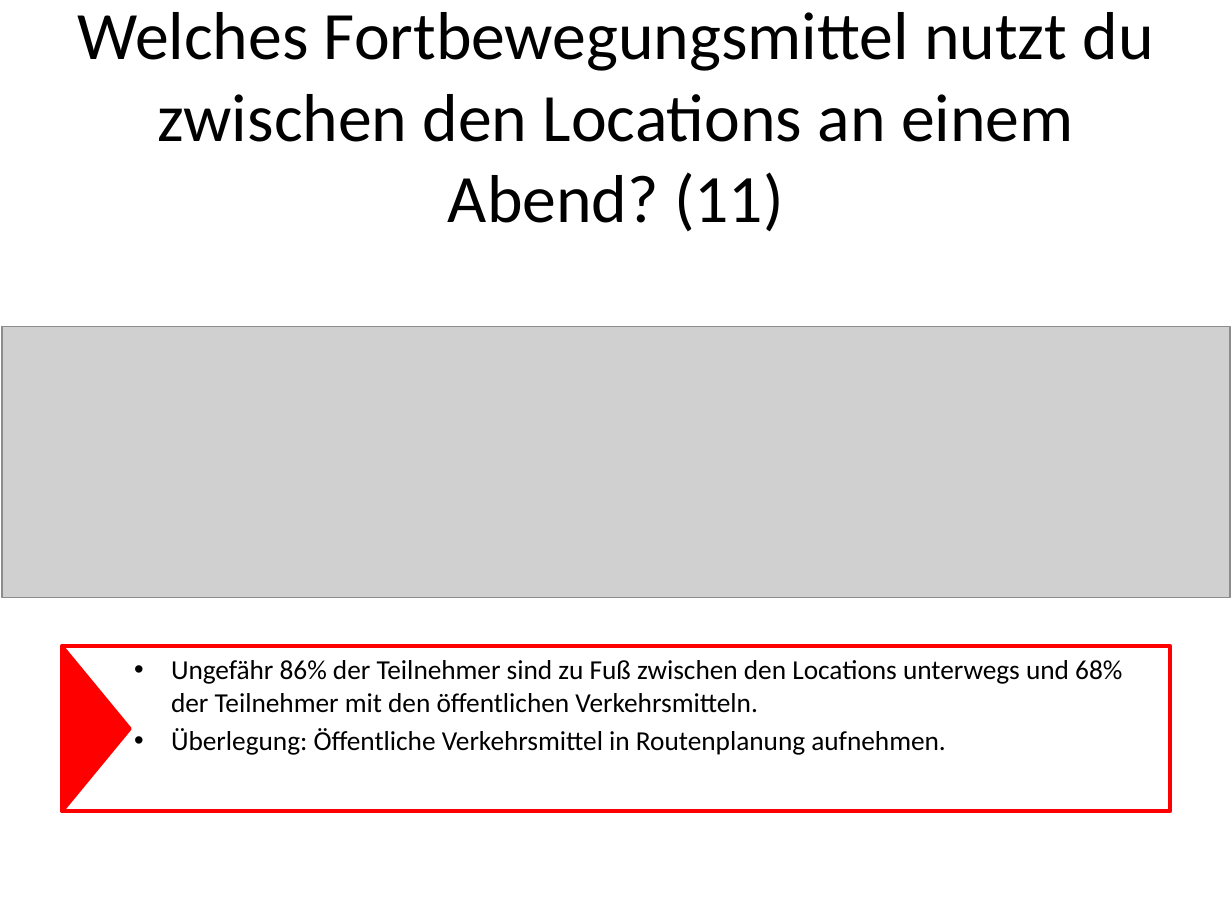
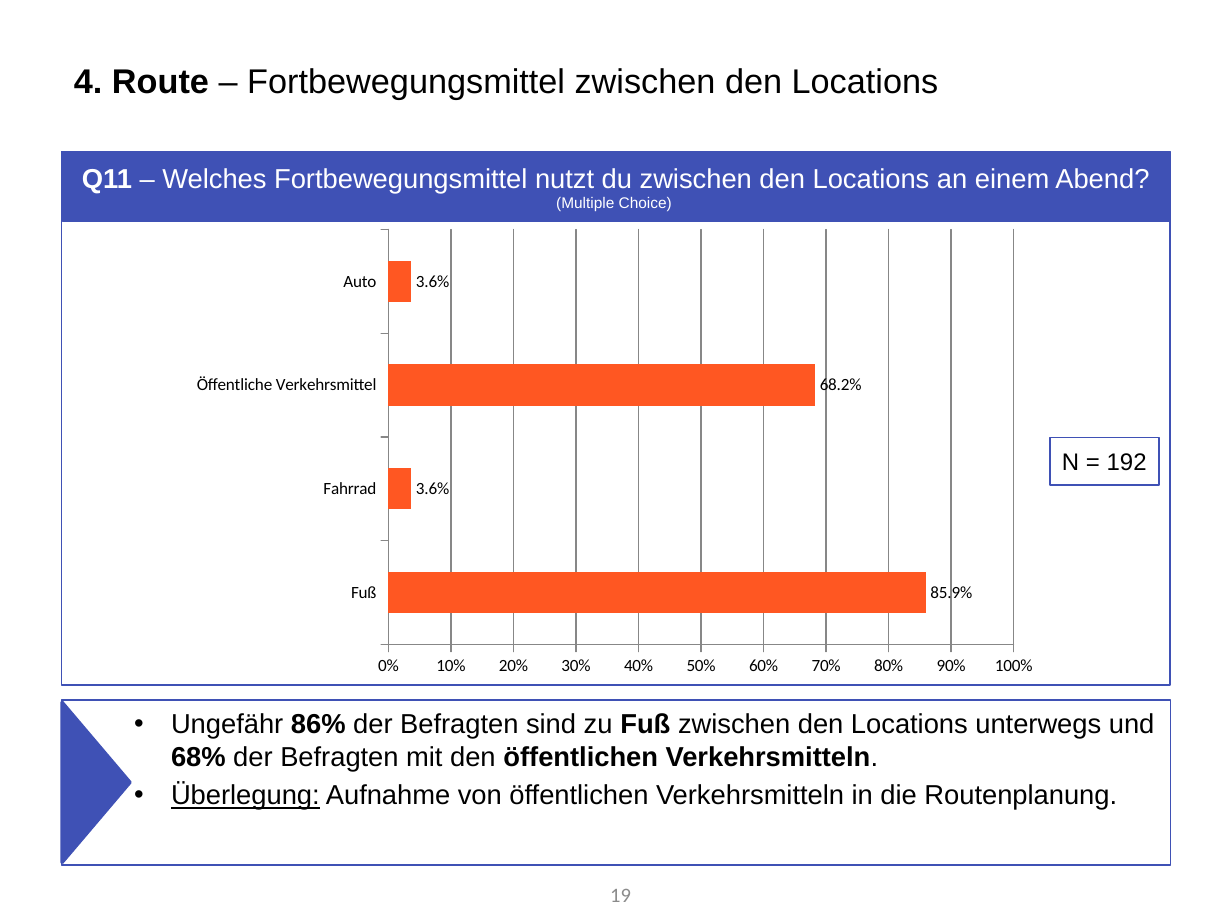
Before and after one commit to Roba1993/Happy-Hour, a slide deck: slide 19 of documents/marketing/Marketing Analyse von Umfrage 1 (5.5).pptx (slide 16 before the commit). Drawn at 1232x924 pixels with LibreOffice and Linux fonts; fonts in the diff are those of the drawing; grey boxes stand for pictures. Boxes give left, top, right and bottom in pixels: in the first picture for what was removed or moved away, otherwise in the second. Text is boxed around its words. In the diff, an @@ line names an element or a change of style, - is before the commit and + after.

```diff
--- a/documents/marketing/Marketing Analyse von Umfrage 1 (5.5).pptx
+++ b/documents/marketing/Marketing Analyse von Umfrage 1 (5.5).pptx
@@ title added at box(74, 68, 939, 99), 20 pt, text #000000 @@
+4. Route – Fortbewegungsmittel zwischen den Locations
@@ rectangle added at box(62, 152, 1170, 685), outline #3F51B5 1 pt @@
@@ rectangle "Q11 – Welches Fortbewegungsmittel nutzt ...": place and size @@
-rectangle "Q11 – Welches Fortbewegungsmittel nutzt ..." at box(77, 12, 1154, 232)
+rectangle "Q11 – Welches Fortbewegungsmittel nutzt ..." at box(63, 153, 1169, 221)
@@ rectangle "Q11 – Welches Fortbewegungsmittel nutzt ..." at box(63, 153, 1169, 221): fill none to #3F51B5; outline none to #3F51B5 2 pt @@
@@ text in rectangle at box(82, 168, 1149, 211): text changed; size 39.6 to 16 pt; font Calibri to Arial; text colour #000000 to #FFFFFF @@
-Welches Fortbewegungsmittel nutzt du zwischen den Locations an einem Abend? (11)
+Q11 – Welches Fortbewegungsmittel nutzt du zwischen den Locations an einem Abend? (Multiple Choice)
@@ bar chart added at box(180, 221, 1050, 685) @@
+categories: Fuß, Fahrrad, Öffentliche Verkehrsmittel, Auto
+Series 1: 0.859, 0.036, 0.682, 0.036
@@ picture removed at box(2, 326, 1231, 598) @@
@@ rectangle added at box(1050, 437, 1159, 484), outline #3F51B5 1 pt, 14 pt, text #000000 @@
+N = 192
@@ text "Ungefähr 86% der Befragten sind ...": place and size @@
-text "Ungefähr 86% der Befragten sind ..." at box(62, 647, 1170, 812)
+text "Ungefähr 86% der Befragten sind ..." at box(62, 700, 1170, 865)
@@ text "Ungefähr 86% der Befragten sind ..." at box(62, 700, 1170, 865): outline #FF0000 2.25 pt to #3F51B5 1 pt @@
@@ triangle: place and size @@
-triangle at box(62, 646, 130, 811)
+triangle at box(62, 703, 130, 863)
@@ triangle at box(62, 703, 130, 863): fill #FF0000 to #3F51B5; outline #FF0000 2 pt to #3F51B5 2 pt @@
@@ text at box(171, 713, 1155, 810): text changed; font Calibri to Arial @@
-• Ungefähr 86% der Teilnehmer sind zu Fuß zwischen den Locations unterwegs und 68% der Teilnehmer mit den öffentlichen Verkehrsmitteln.
-• Überlegung: Öffentliche Verkehrsmittel in Routenplanung aufnehmen.
+• Ungefähr 86% der Befragten sind zu Fuß zwischen den Locations unterwegs und 68% der Befragten mit den öffentlichen Verkehrsmitteln.
+• Überlegung: Aufnahme von öffentlichen Verkehrsmitteln in die Routenplanung.
@@ page number added at box(610, 889, 631, 902), 12 pt, text #8C8C8C @@
+19
```
Also in this commit, not shown: 16 other slides changed, 16 slides added, 11 slides removed.
